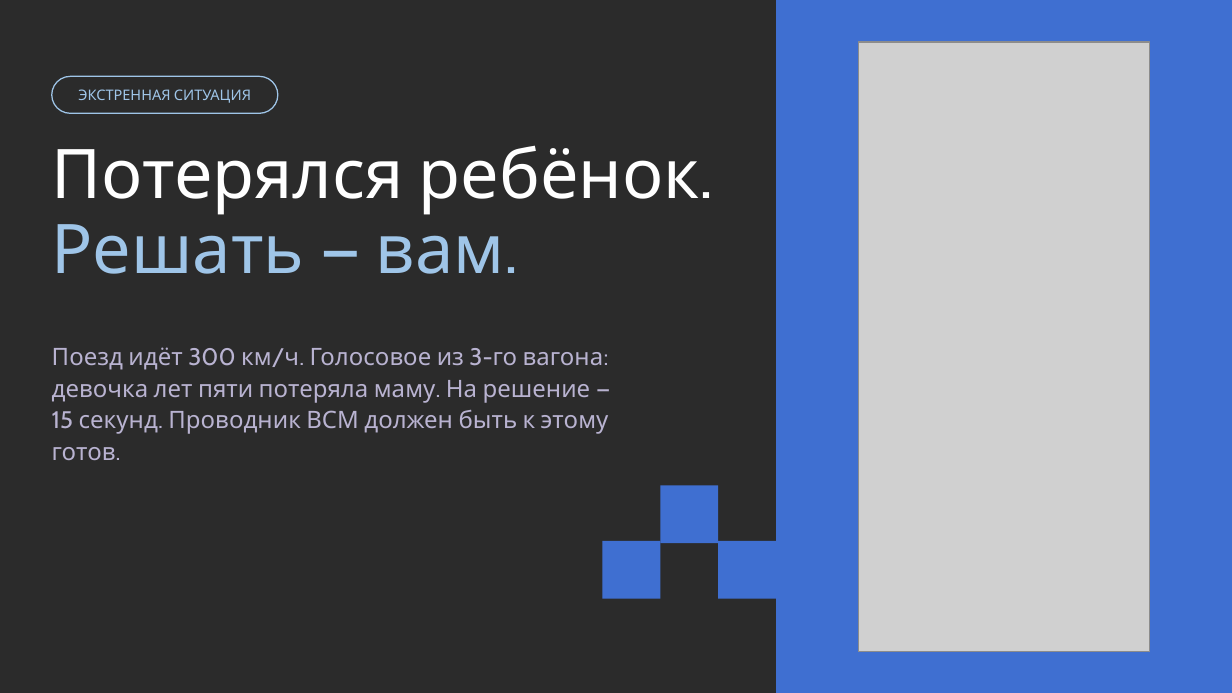
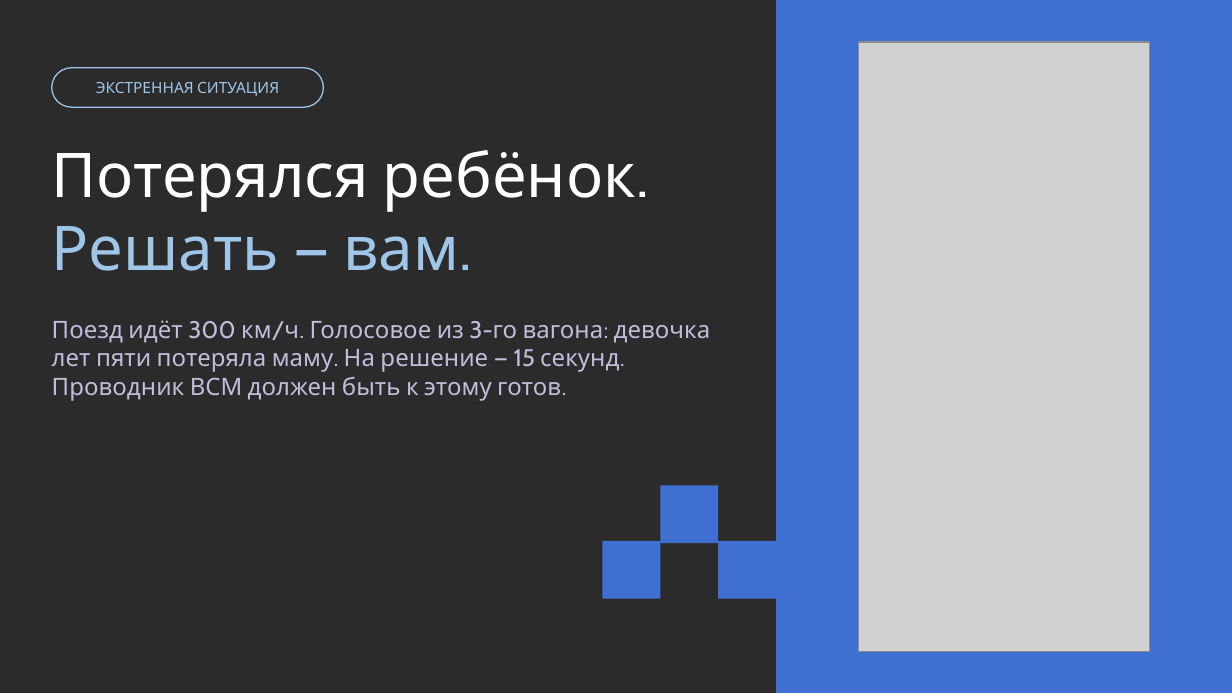
Before and after one commit to tuhlopuz1/mosgortrans-presentation, a slide deck: slide 2 of Магистраль 400 — финал.pptx. Drawn at 1232x693 pixels with LibreOffice and Linux fonts; fonts in the diff are those of the drawing; grey boxes stand for pictures; background and template pictures are left out; a plain dark background stands for a picture behind light text. Boxes give left, top, right and bottom in pixels: in the first picture for what was removed or moved away, otherwise in the second. Text is boxed around its words. In the diff, an @@ line names an element or a change of style, - is before the commit and + after.

```diff
--- a/Магистраль 400 — финал.pptx
+++ b/Магистраль 400 — финал.pptx
@@ rounded rectangle "ЭКСТРЕННАЯ СИТУАЦИЯ": place and size @@
-rounded rectangle "ЭКСТРЕННАЯ СИТУАЦИЯ" at box(78, 89, 251, 103)
+rounded rectangle "ЭКСТРЕННАЯ СИТУАЦИЯ" at box(52, 68, 324, 107)
@@ rounded rectangle "ЭКСТРЕННАЯ СИТУАЦИЯ" at box(52, 68, 324, 107): size 8.5 to 9 pt; outline none to #9FC5E8 0.75 pt @@
@@ rounded rectangle removed at box(52, 76, 277, 113) @@
@@ text "Потерялся ребёнок.": place and size @@
-text "Потерялся ребёнок." at box(52, 347, 609, 460)
+text "Потерялся ребёнок." at box(52, 150, 710, 401)
@@ text removed at box(52, 145, 700, 274) @@
-Потерялся ребёнок.
-Решать — вам.
@@ text at box(52, 150, 636, 271): paragraphs added @@
+Потерялся ребёнок.
+Решать — вам.
@@ text at box(52, 320, 710, 401): text colour #B9B3D1 to #C3BDDB in "Поезд идёт 300 км/ч. Голосовое из 3-го ..."; line spacing 1.1 to 1; more space between paragraphs @@
```
Also in this commit, not shown: 13 other slides changed, 3 slides removed.
